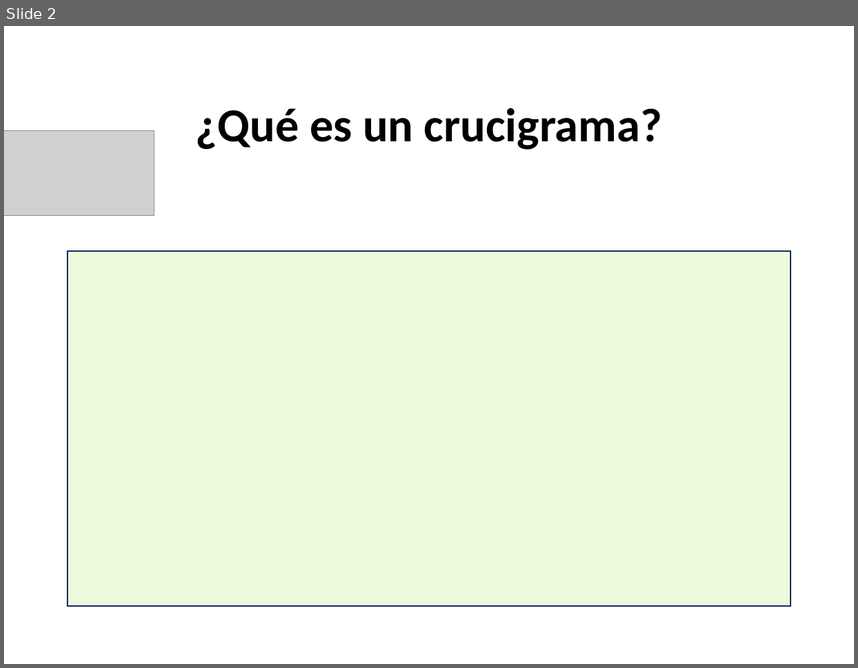
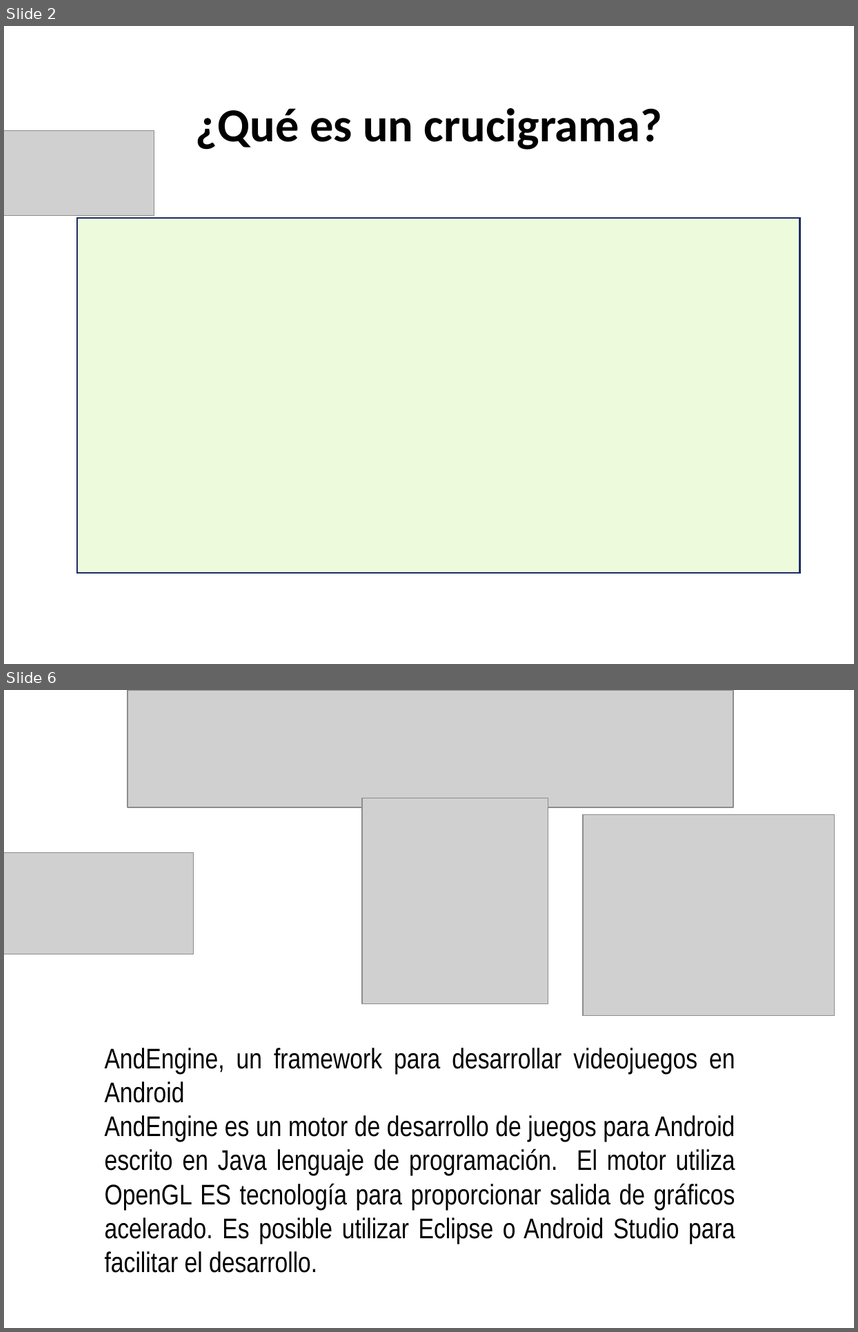
Before and after one commit to rihuall/ricardo, a slide deck: diapositiva software.ppt. Shown one above the other, each under a label of ours: slide 2 before the commit, slides 2 and 6 after it; the slides between them are not shown. The pictures are 858x668 and 858x1332 pixels, drawn with LibreOffice and Linux fonts; fonts in the diff are those of the drawing; grey boxes stand for pictures; background and template pictures are left out. Boxes give left, top, right and bottom in pixels: in the first picture for what was removed or moved away, otherwise in the second. Text is boxed around its words. In the diff, an @@ line names an element or a change of style, - is before the commit and + after.

```diff
--- a/diapositiva software.ppt
+++ b/diapositiva software.ppt
@@ slide 6 added at [4,690,854,1328], background picture (left out) @@
@@ picture added at [128,691,733,807] @@
@@ picture added at [362,798,548,1003] @@
@@ picture added at [583,815,835,1016] @@
@@ picture added at [4,852,194,954] @@
@@ text added at [105,1047,735,1272], 24 pt, text #000000 @@
+AndEngine, un framework para desarrollar videojuegos en Android
+AndEngine es un motor de desarrollo de juegos para Android escrito en Java lenguaje de programación. El motor utiliza OpenGL ES tecnología para proporcionar salida de gráficos acelerado. Es posible utilizar Eclipse o Android Studio para facilitar el desarrollo.
@@ slide 2 changed as well @@
@@ rectangle: place and size @@
-rectangle at [67,251,791,606]
+rectangle at [77,217,800,572]
```
Also in this commit, not shown: 1 other slide changed, 4 other slides added, 3 slides removed.
